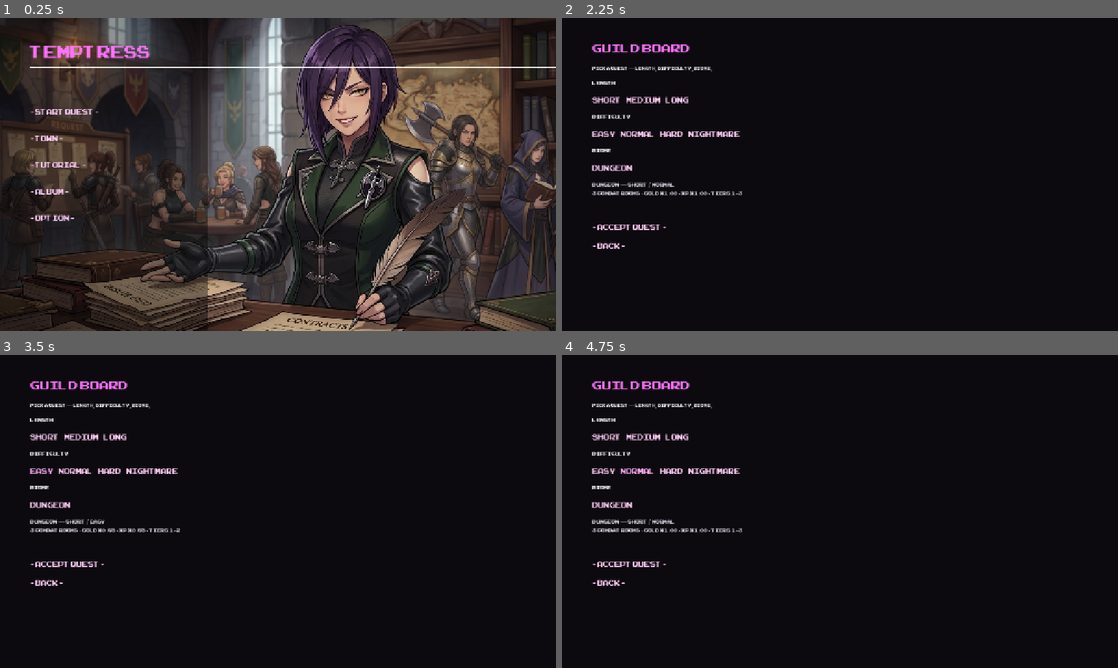
Above: before the commit, frames 1-4 (two rows, left to right).
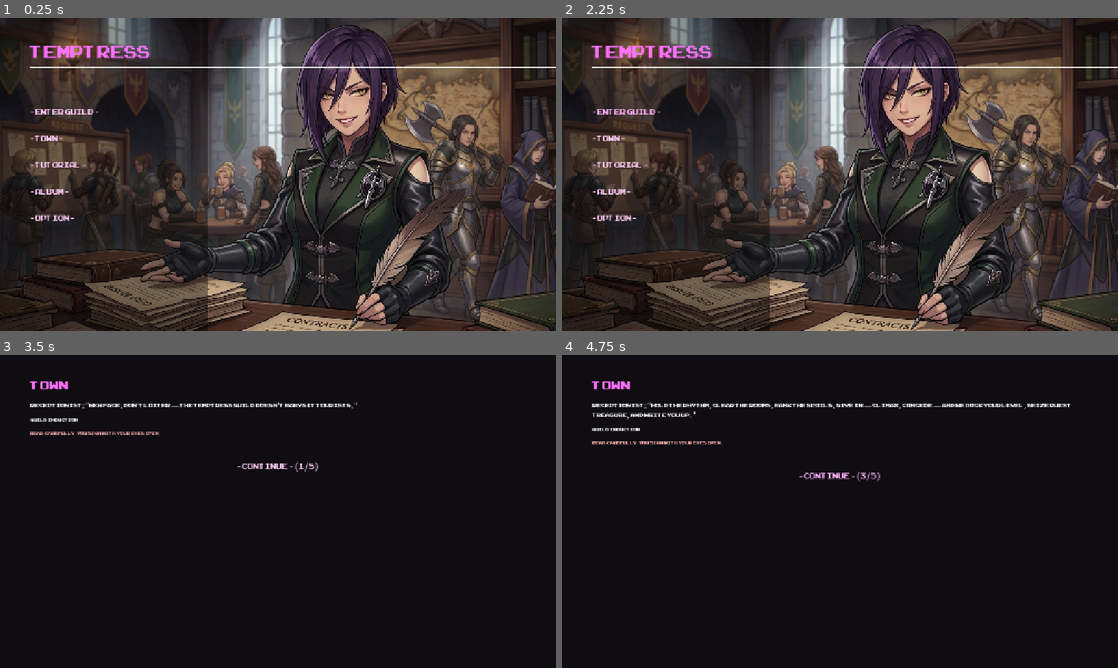
Above: after the commit, the same moments.

Repository: no-release/Temptress
Game: Godot game, scene res://scenes/MainMenu.tscn
Two runs of this game, one before a commit and one after it. Both use one fixed random seed, a clock stepped at 60 frames per second and the inputs below.
Inputs (mouse positions are in pixels of both pictures, inside the frame that each line leads up to):
- Up to frame 1 (0.25 s): no input
- Up to frame 2 (2.25 s): click "- START QUEST -" (after the commit: "- ENTER GUILD -") at 0.5 s; click (606, 246) at 1.25 s, where only the run before the commit has a clickable "- BACK -"; click "- START QUEST -" (after the commit: "- ENTER GUILD -") at 2 s
- Up to frame 3 (3.5 s): click (44, 470) at 2.75 s, where only the run before the commit has a clickable "Easy"
- Up to frame 4 (4.75 s): click (606, 470) at 3.5 s, where only the run before the commit has a clickable "Easy"; click (639, 470) at 4.25 s, where only the run before the commit has a clickable "Normal"

The runs differ from the first frame. In frame 1, 0.1% of the frame differs, in the area x 6-17%, y 29-31%; in frame 2, 74%, in the area x 0-100%, y 0-100%; in frame 3, 2.8%; in frame 4, 3.3%.

Commit message:
Phase 10: MainMenu Start enters guild door

Diff:
--- a/rhythmtap-ui-updated-11/scripts/MainMenu.gd
+++ b/rhythmtap-ui-updated-11/scripts/MainMenu.gd
@@ -1,6 +1,9 @@
 extends Control
 # =============================================================================
-# MainMenu.gd — Phase 3
+# MainMenu.gd — Phase 3 / Phase 10
+# =============================================================================
+# Title is optional (reachable from Town / boot hub). Start walks back through
+# the guild door — no longer the primary boot path (see ReceptionistBoot).
 # =============================================================================
 
 @onready var start_button:    Button = $MarginContainer/VBoxContainer/MenuList/Start
@@ -13,7 +16,7 @@
 	tutorial_button.pressed.connect(_on_tutorial_pressed)
 	album_button.pressed.connect(_on_album_pressed)
 	option_button.pressed.connect(_on_option_pressed)
-	start_button.text = "- START QUEST -"
+	start_button.text = "- ENTER GUILD -"
 	# Phase 3: insert Town shortcut above Tutorial
 	var town_btn := Button.new()
 	town_btn.text = "- TOWN -"
@@ -25,7 +28,7 @@
 
 func _on_start_pressed():
 	SoundGen.play_ui_click()
-	get_tree().change_scene_to_file("res://scenes/GuildBoard.tscn")
+	get_tree().change_scene_to_file("res://scenes/ReceptionistBoot.tscn")
 
 func _on_town_pressed():
 	SoundGen.play_ui_click()
